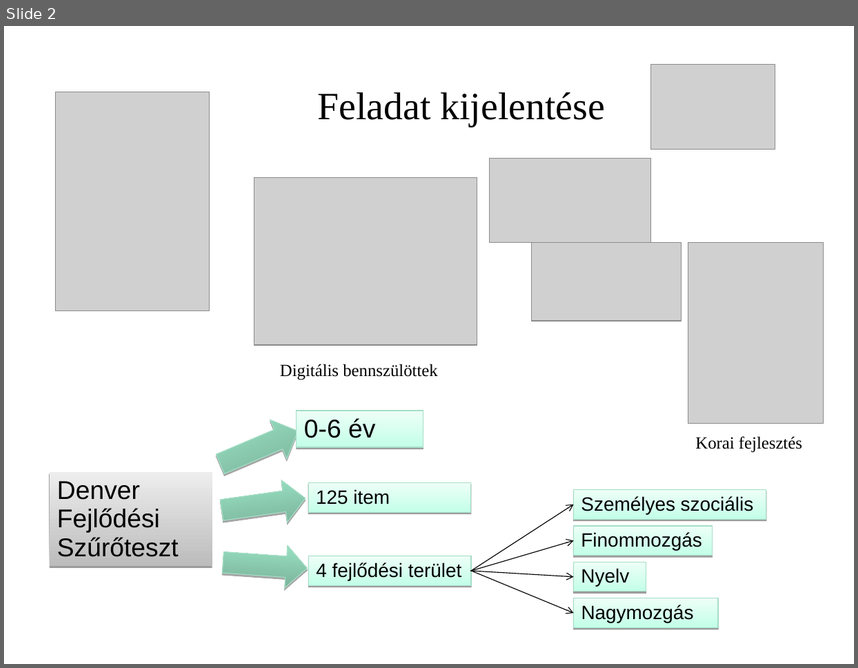
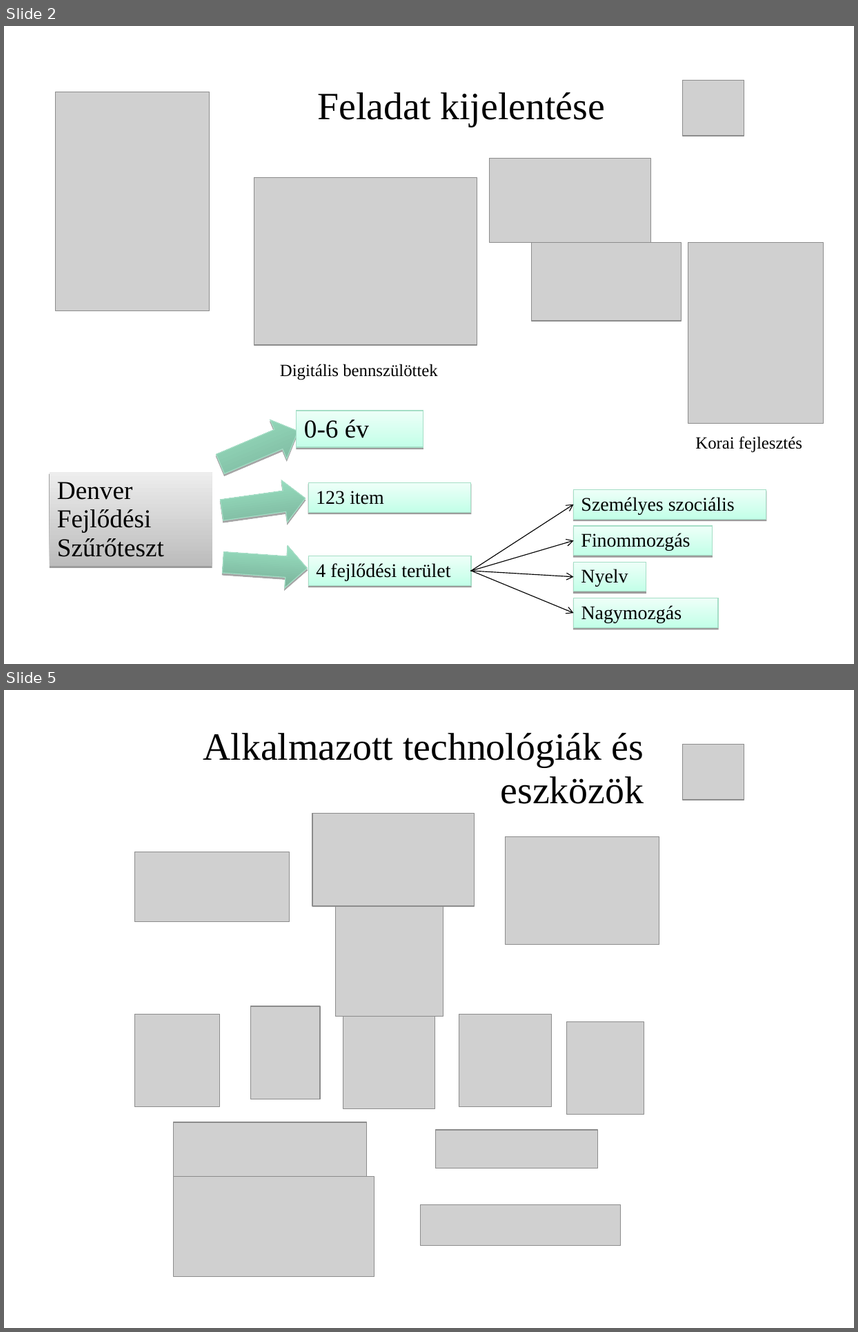
Before and after one commit to necrology27/babybook, a slide deck: prezentation/1. LeadingSoft_projekt.ppt. Shown one above the other, each under a label of ours: slide 2 before the commit, slides 2 and 5 after it; the slides between them are not shown. The pictures are 858x668 and 858x1332 pixels, drawn with LibreOffice and Linux fonts; fonts in the diff are those of the drawing; grey boxes stand for pictures; background and template pictures are left out. Boxes give left, top, right and bottom in pixels: in the first picture for what was removed or moved away, otherwise in the second. Text is boxed around its words. In the diff, an @@ line names an element or a change of style, - is before the commit and + after.

```diff
--- a/prezentation/1. LeadingSoft_projekt.ppt
+++ b/prezentation/1. LeadingSoft_projekt.ppt
@@ slide 5 added at bbox=[4, 690, 854, 1328], background picture (left out) @@
@@ text added at bbox=[203, 733, 644, 804], 36 pt, text #000000 @@
+Alkalmazott technológiák és eszközök
@@ picture added at bbox=[683, 744, 744, 800] @@
@@ picture added at bbox=[312, 814, 475, 906] @@
@@ picture added at bbox=[135, 852, 290, 921] @@
@@ picture added at bbox=[506, 836, 660, 945] @@
@@ picture added at bbox=[336, 898, 444, 1016] @@
@@ picture added at bbox=[135, 1014, 220, 1107] @@
@@ picture added at bbox=[251, 1006, 320, 1099] @@
@@ picture added at bbox=[343, 1016, 435, 1109] @@
@@ picture added at bbox=[459, 1014, 552, 1107] @@
@@ picture added at bbox=[567, 1022, 644, 1114] @@
@@ picture added at bbox=[174, 1122, 366, 1176] @@
@@ picture added at bbox=[436, 1130, 598, 1168] @@
@@ picture added at bbox=[174, 1176, 375, 1276] @@
@@ picture added at bbox=[421, 1205, 621, 1245] @@
@@ slide 2 changed as well @@
@@ picture: place and size @@
-picture at bbox=[651, 65, 775, 150]
+picture at bbox=[683, 80, 744, 136]
@@ text in rectangle at bbox=[316, 490, 384, 504]: text changed; font Arial to Times New Roman @@
-125 item
+123 item
@@ font Arial to Times New Roman in 7 elements at bbox=[50, 472, 212, 566], bbox=[297, 410, 423, 446], bbox=[309, 556, 471, 586], bbox=[574, 490, 767, 519], bbox=[574, 562, 646, 591], bbox=[574, 526, 713, 555], bbox=[574, 597, 719, 627] @@
```
Also in this commit, not shown: 3 other slides changed, 4 other slides added, 6 slides removed, 11 other files.
